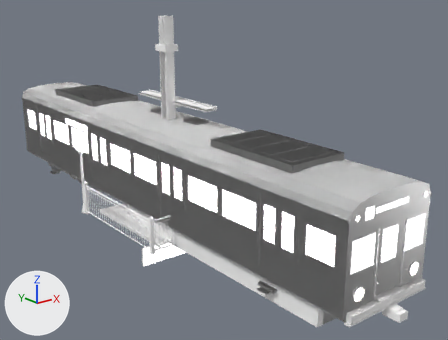
The glTF model web/public/models/subway.glb as it was, and as the next commit left it.
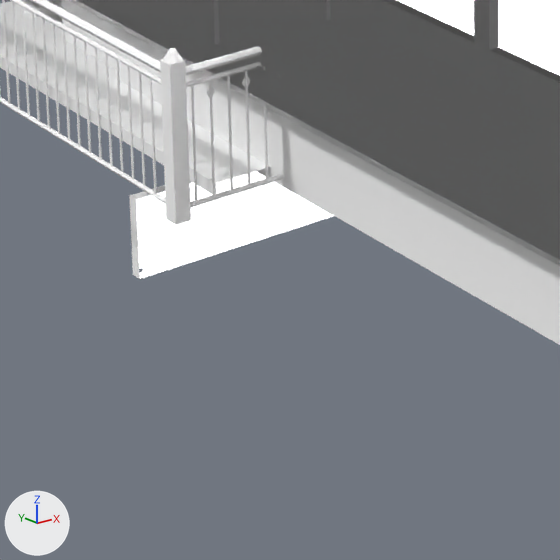
Each version appears first whole from a 50 mm lens placed at (-11.33, -17.15, 8.13), pointed at (1.26, -1.41, 1.83), and next in a close-up on the part from 25% to 53% of the width and 60% to 96% of the height. Every picture has the same lights, and +X, +Y and +Z are marked at lower left. The last two pictures show the newer version. Vertices at exactly the same position are counted once.

In view in the first close-up: 'booth', 'car_front', 'car_mid', 'platform_stair_a', 'sign_hang', 'street_entrance', 'track'.
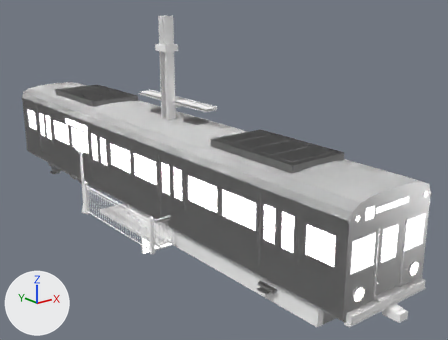
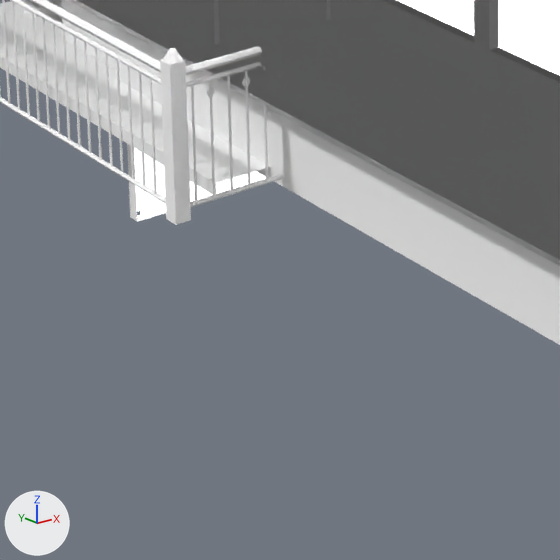
Changed parts and their boxes (x1, y1, x2, y2) in the close-ups (560 x 560 px; the box of a moved part takes in the faces that stretch with it):
'sign_hang', reshaped: before (129, 171, 334, 279); after (127, 144, 266, 222)
part 1 of me_sign_hang, moved or reshaped (mostly hidden afterwards): before (129, 181, 334, 279); after (127, 144, 266, 222)
part 2 of me_sign_hang, moved or reshaped: before (140, 182, 330, 274); after (138, 150, 248, 217)
part 3 of me_sign_hang, moved or reshaped (mostly hidden): before (136, 183, 194, 269); after (134, 148, 140, 211)

Edits to the bpy script that builds the scene:
```text
Change me_sign_hang:
    used by ob_sign_hang; location = (0.0, 0.0, 0.0)
    remove me_sign_hang.from_pydata(...)  # 32 vertices, 28 faces; spans x -1.23..1.23, y -0.05..0.05, z -1.53..0.0
    add me_sign_hang.from_pydata(...)  # 32 vertices, 28 faces; spans x -1.23..1.23, y -0.05..0.05, z -1.05..0.0
    me_sign_hang part 1: the loose piece of 8 vertices spanning x -1.23..1.23, y -0.05..0.05, z -1.53..-0.87 is moved by (0.0, 0.0, 0.48)
    me_sign_hang part 2: the loose piece of 4 vertices spanning x -1.2..1.2, y -0.05, z -1.5..-0.9 is moved by (0.0, 0.0, 0.48)
    me_sign_hang part 3: the loose piece of 4 vertices spanning x -1.2..1.2, y 0.05, z -1.5..-0.9 is moved by (0.0, 0.0, 0.48)
    other edits to the shape of me_sign_hang do not show in these pictures
```
